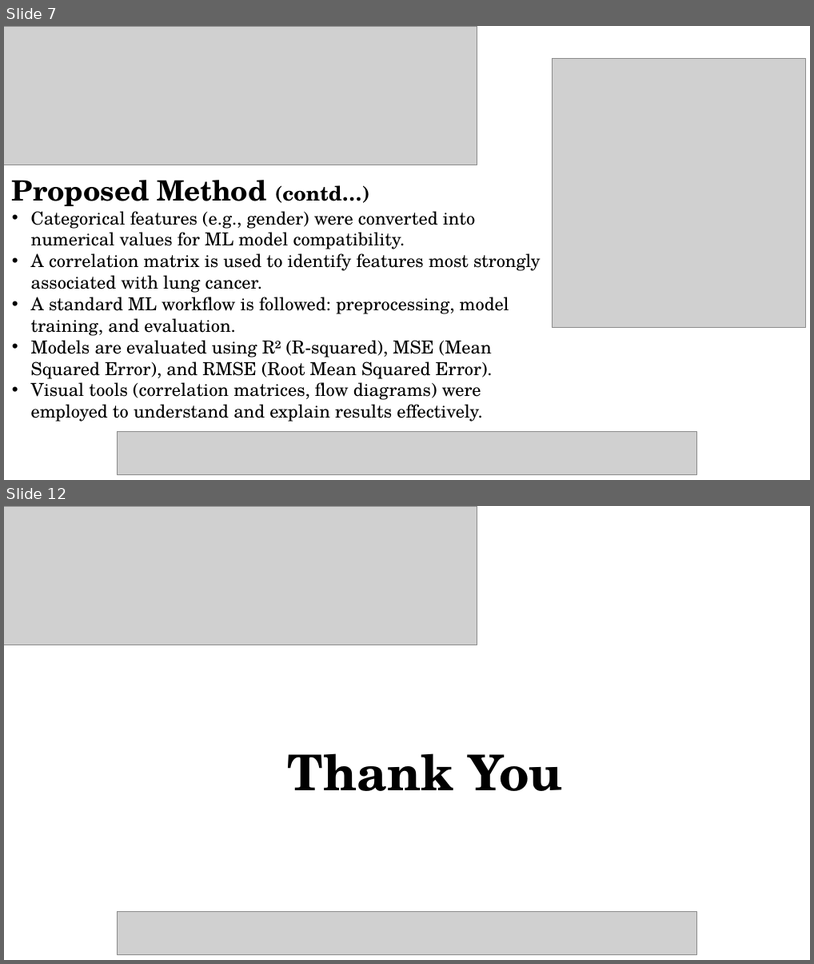
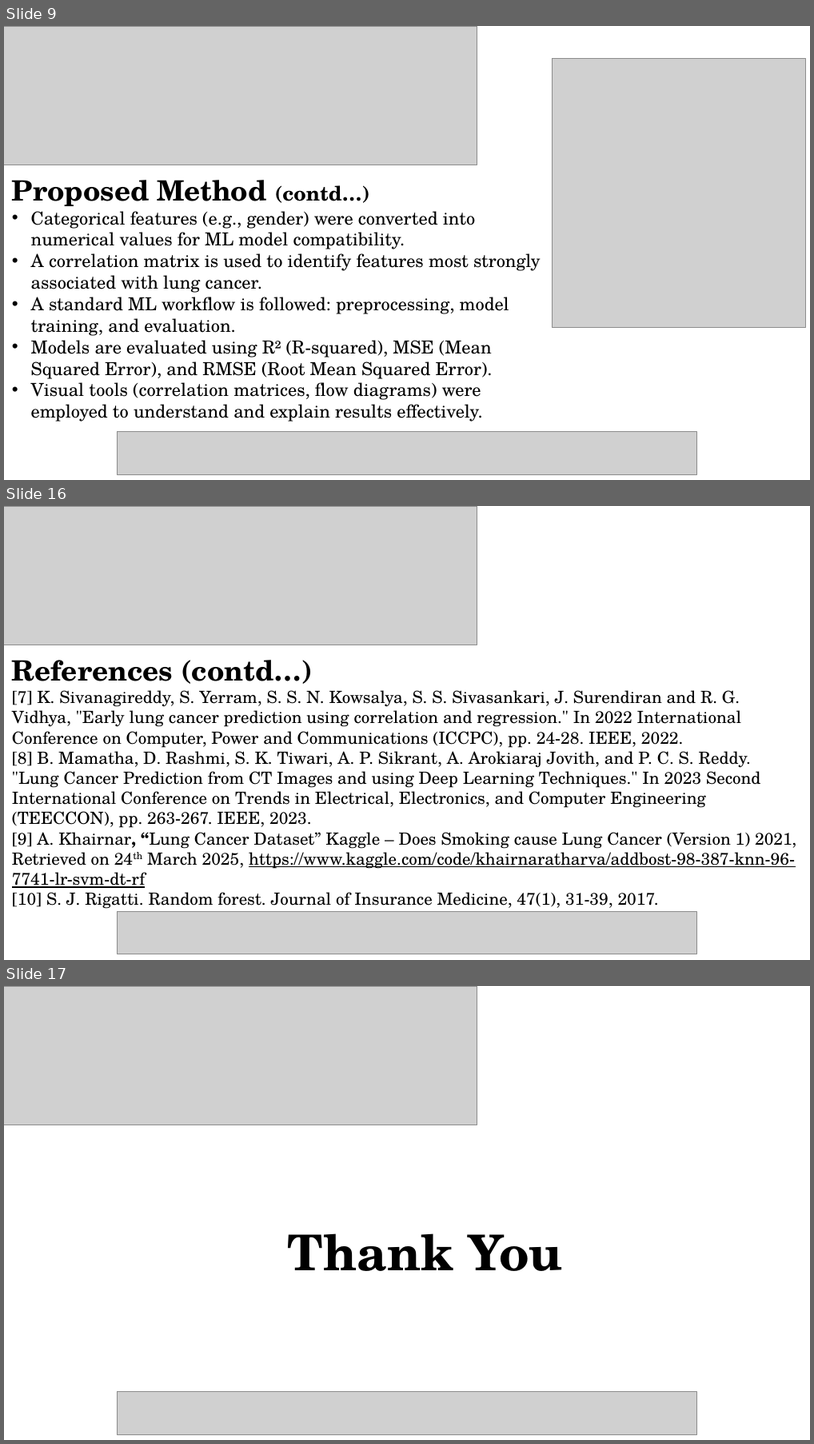
Before and after one commit to aadipoddar/Lung-Cancer-ML, a slide deck: Paper Presentation Template_NMITCON2025[1].ppt. Shown one above the other, each under a label of ours: slides 7 and 12 before the commit, slides 9, 16 and 17 after it; the slides between them are not shown. The pictures are 814x964 and 814x1444 pixels, drawn with LibreOffice and Linux fonts; fonts in the diff are those of the drawing; grey boxes stand for pictures. Boxes give left, top, right and bottom in pixels: in the first picture for what was removed or moved away, otherwise in the second. Text is boxed around its words. In the diff, an @@ line names an element or a change of style, - is before the commit and + after.

```diff
--- a/Paper Presentation Template_NMITCON2025[1].ppt
+++ b/Paper Presentation Template_NMITCON2025[1].ppt
@@ slide 16 added at (4,506,810,960), background #FFFFFF @@
@@ picture added at (4,506,478,644) @@
@@ text added at (12,660,797,908), 15 pt, text #000000 @@
+References (contd…)
+[7] K. Sivanagireddy, S. Yerram, S. S. N. Kowsalya, S. S. Sivasankari, J. Surendiran and R. G. Vidhya, "Early lung cancer prediction using correlation and regression." In 2022 International Conference on Computer, Power and Communications (ICCPC), pp. 24-28. IEEE, 2022.
+[8] B. Mamatha, D. Rashmi, S. K. Tiwari, A. P. Sikrant, A. Arokiaraj Jovith, and P. C. S. Reddy. "Lung Cancer Prediction from CT Images and using Deep Learning Techniques." In 2023 Second International Conference on Trends in Electrical, Electronics, and Computer Engineering (TEECCON), pp. 263-267. IEEE, 2023.
+[9] A. Khairnar, “Lung Cancer Dataset” Kaggle – Does Smoking cause Lung Cancer (Version 1) 2021, Retrieved on 24th March 2025, https://www.kaggle.com/code/khairnaratharva/addbost-98-387-knn-96-7741-lr-svm-dt-rf
+[10] S. J. Rigatti. Random forest. Journal of Insurance Medicine, 47(1), 31-39, 2017.
@@ picture added at (118,911,698,953) @@
@@ what was slide 7 is now slide 9 @@
@@ what was slide 12 is now slide 17 @@
```
Also in this commit, not shown: 5 slides changed, 4 other slides added, 1 other file.
